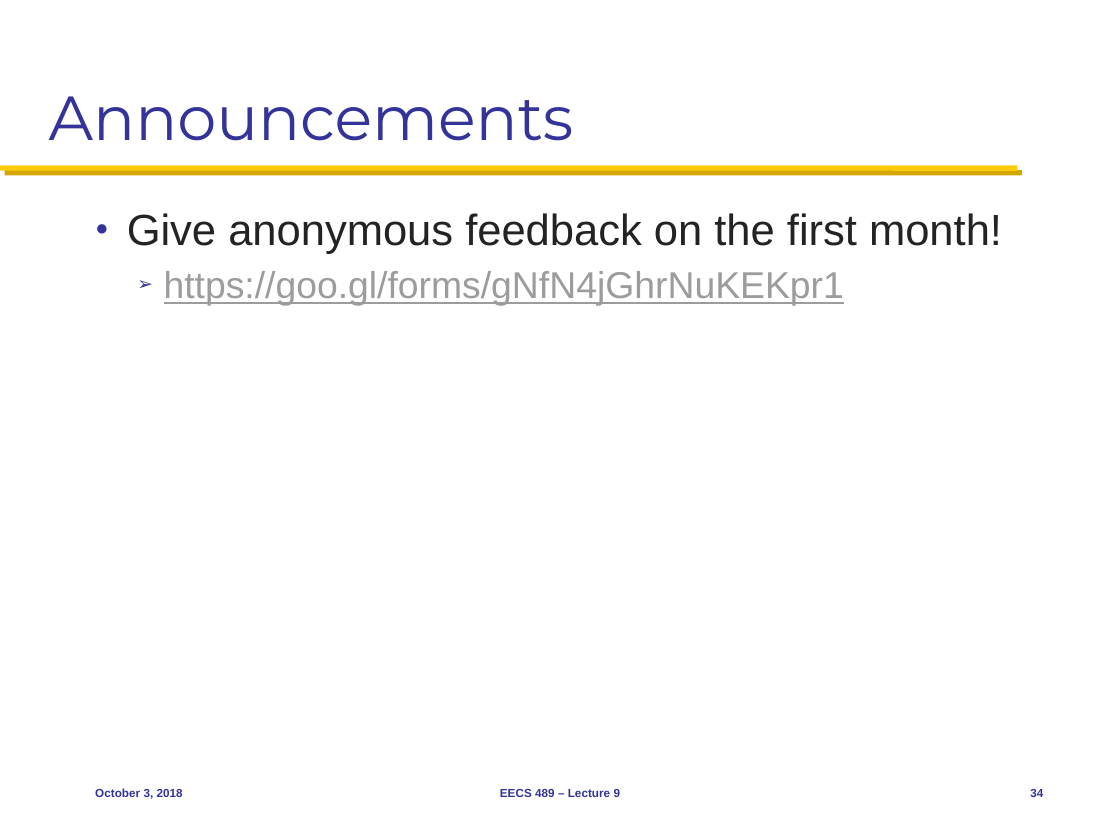
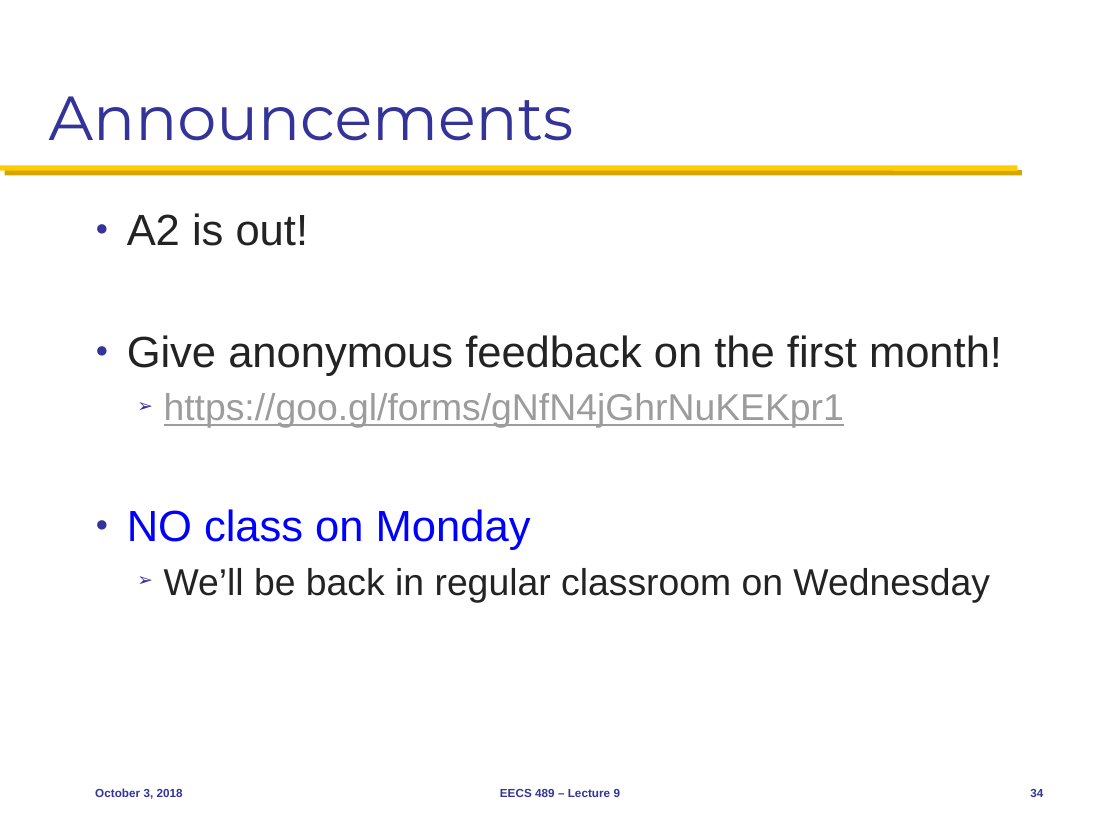
Before and after one commit to mosharaf/eecs489, a slide deck: slide 34 of Slides/100318.pptx. Drawn at 1120x840 pixels with LibreOffice and Linux fonts; fonts in the diff are those of the drawing. Boxes give left, top, right and bottom in pixels: in the first picture for what was removed or moved away, otherwise in the second. Text is boxed around its words. In the diff, an @@ line names an element or a change of style, - is before the commit and + after.

Commit message:
Tweaks to Oct 3

```diff
--- a/Slides/100318.pptx
+++ b/Slides/100318.pptx
@@ text at (127, 213, 309, 246): paragraph added @@
+● A2 is out!
@@ text at (127, 509, 990, 602): paragraphs added @@
+● NO class on Monday
+  ➢ We’ll be back in regular classroom on Wednesday
```
